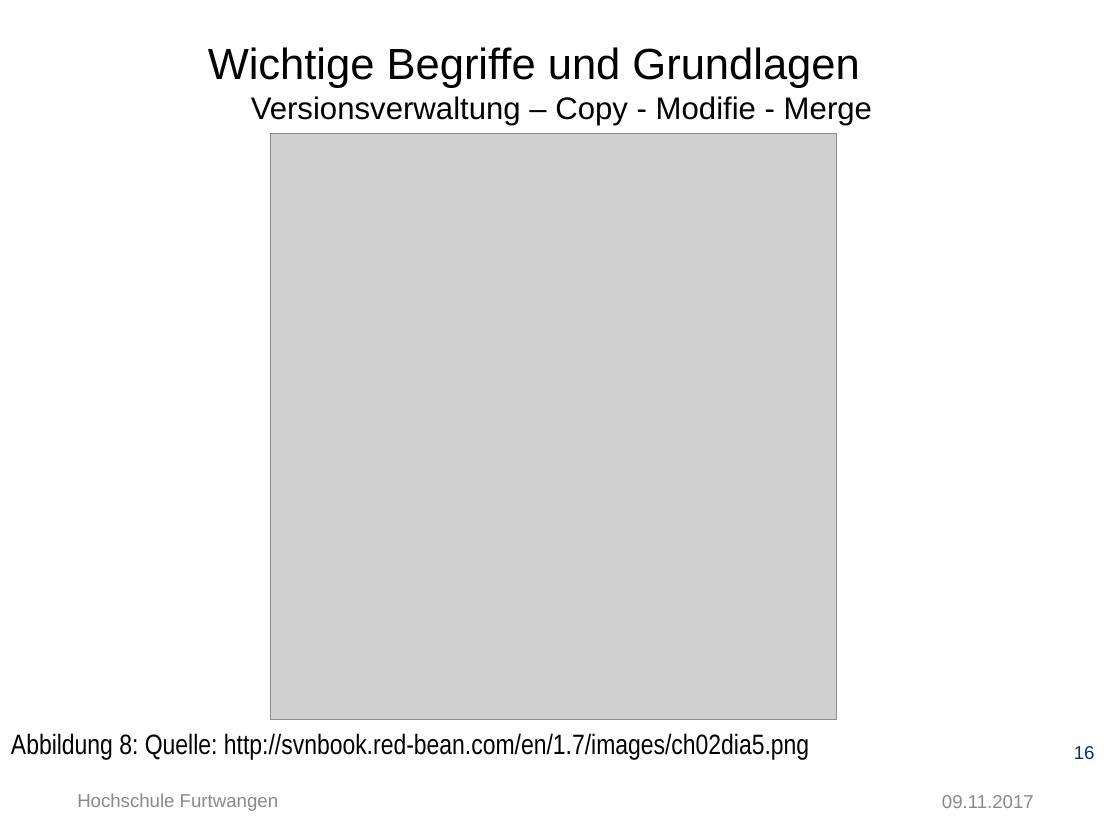
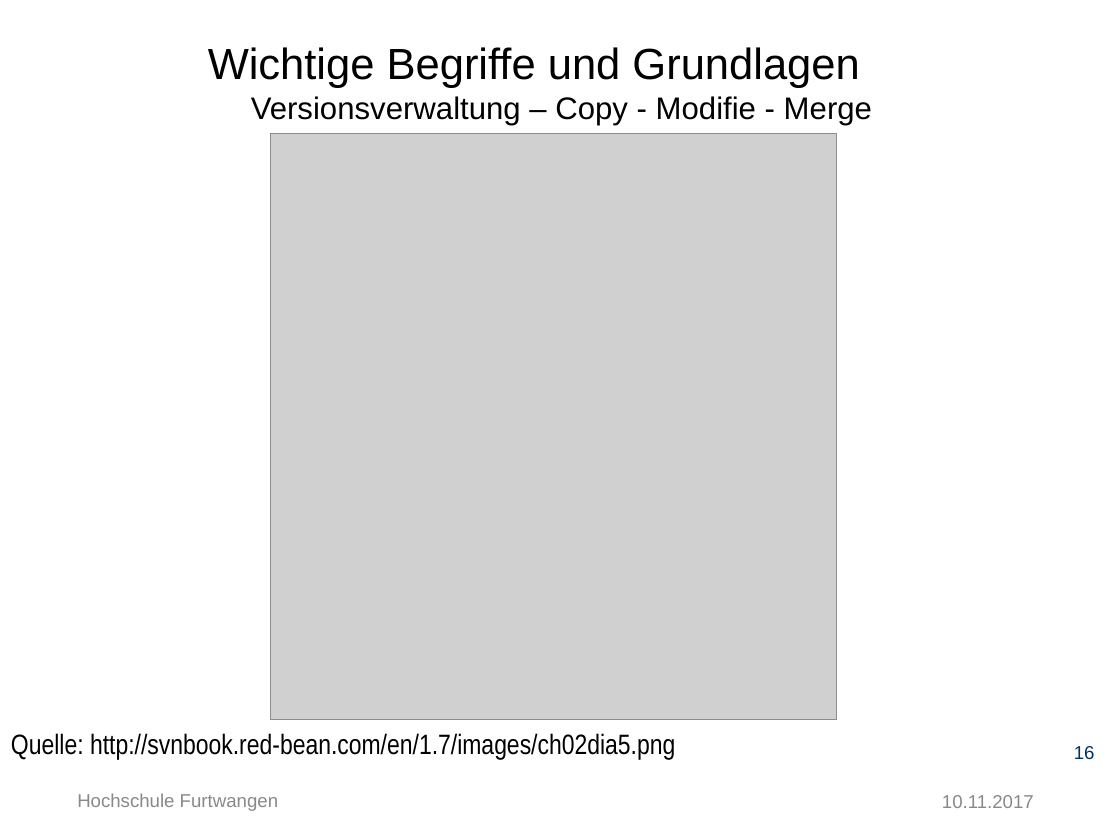
Before and after one commit to Ertugrul-Furtwangen/Erti, a slide deck: slide 16 of Thesis-Präsentation-Ertugrul_Özkara.pptx. Drawn at 1120x840 pixels with LibreOffice and Linux fonts; fonts in the diff are those of the drawing; grey boxes stand for pictures; background and template pictures are left out. Boxes give left, top, right and bottom in pixels: in the first picture for what was removed or moved away, otherwise in the second. Text is boxed around its words. In the diff, an @@ line names an element or a change of style, - is before the commit and + after.

```diff
--- a/Thesis-Präsentation-Ertugrul_Özkara.pptx
+++ b/Thesis-Präsentation-Ertugrul_Özkara.pptx
@@ text at [11, 733, 675, 759]: text changed @@
-Abbildung 8: Quelle: http://svnbook.red-bean.com/en/1.7/images/ch02dia5.png
+Quelle: http://svnbook.red-bean.com/en/1.7/images/ch02dia5.png
@@ text at [942, 795, 1034, 808]: text changed @@
-09.11.2017
+10.11.2017
```
Also in this commit, not shown: 41 other slides changed, 1 slide added.
